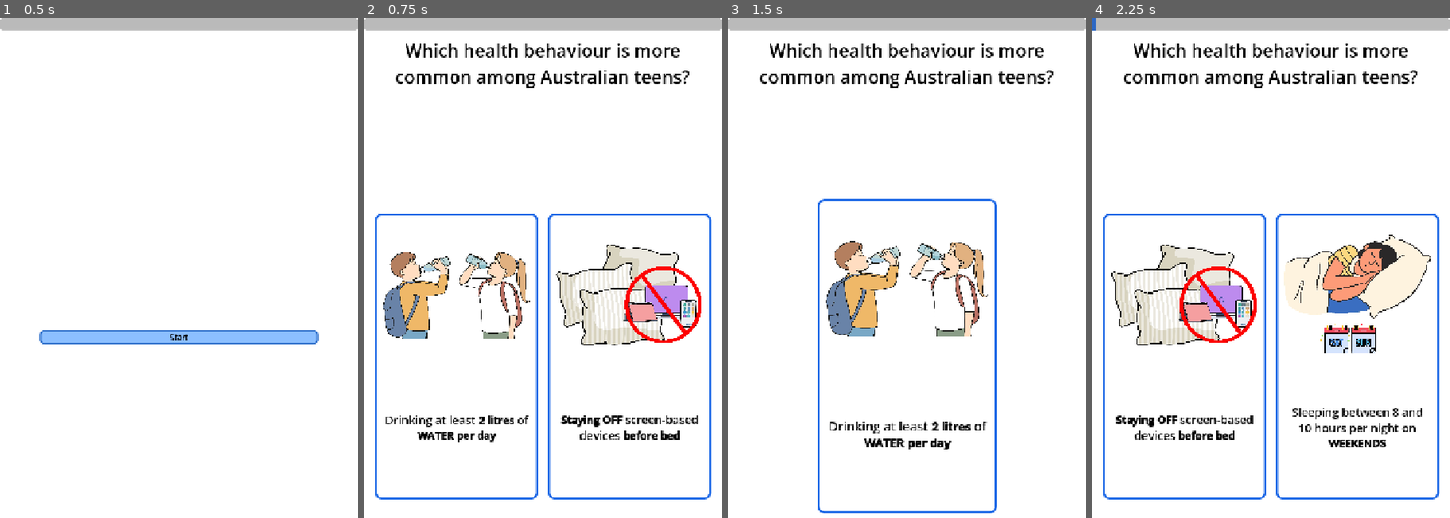
Above: before the commit, frames 1-4 (left to right).
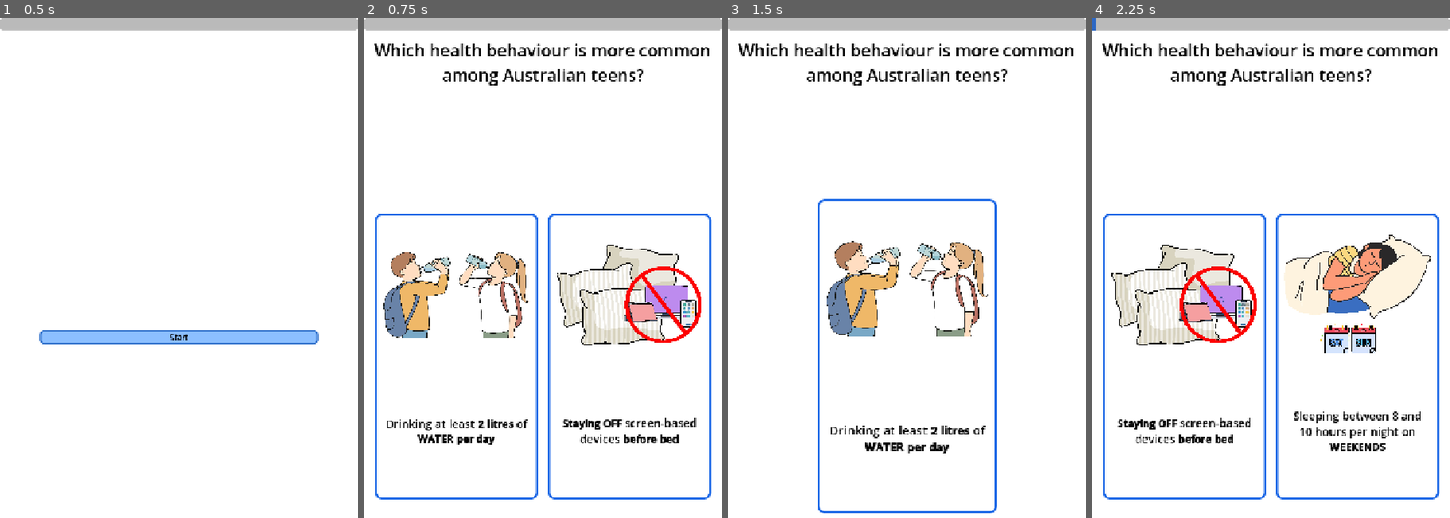
Above: after the commit, the same moments.

Repository: wwang25/social-sampling-test5
Game: Godot game, scene res://main.tscn
Same seed, same stepped clock (60 frames per second), same inputs: the game is played once before the commit and once after it.
Inputs (mouse positions are in pixels of both pictures, inside the frame that each line leads up to):
- Up to frame 1 (0.5 s): no input
- Up to frame 2 (0.75 s): click "Start" at 0.5 s
- Up to frame 3 (1.5 s): tap Enter at 1.25 s; drag from (821, 358) to (942, 198) at 1.27 s
- Up to frame 4 (2.25 s): drag from (1199, 368) to (1253, 463) at 2.02 s

Frame 1 is identical in both runs. In frame 2, 5.1% of the frame differs, in the area x 2-97%, y 5-96%; in frame 3, 4.1%; in frame 4, 5.4%.

Commit message:
Update font

Diff:
--- a/main.gd
+++ b/main.gd
@@ -129,16 +129,9 @@
 		start_button.add_theme_stylebox_override(state, btn_style)
 	for colour_name in ["font_color", "font_hover_color", "font_pressed_color", "font_focus_color", "font_hover_pressed_color", "font_disabled_color"]:
 		start_button.add_theme_color_override(colour_name, Color.BLACK)
-	# >>>>>>>>>> END CHANGED <<<<<<<<<<
-	# >>>>>>>>>> CHANGED: progress bar full width + thicker (lines below) <<<<<<<<<<
-	# Stretch the progress bar across the full screen width (vertical position unchanged).
-	progress_bar.anchor_left = 0.0
-	progress_bar.anchor_right = 1.0
-	progress_bar.offset_left = 0.0
-	progress_bar.offset_right = 0.0
+
 	progress_bar.custom_minimum_size.y = PROGRESS_BAR_HEIGHT
 	progress_bar.offset_bottom = progress_bar.offset_top + PROGRESS_BAR_HEIGHT
-	# >>>>>>>>>> END CHANGED <<<<<<<<<<
 	progress_bar.max_value = 105
 	progress_bar.min_value = 0
 	progress_bar.value = -1
@@ -150,17 +143,16 @@
 
 # Sizes and centres the two cards to suit the current screen.
 func _layout() -> void:
-	var base_size: Vector2 = left_card.BASE_SIZE
-	var pair_width := base_size.x * 2.0 + CARD_GAP
+	var card_size: Vector2 = left_card.size
+	var pair_width := card_size.x * 2.0 + CARD_GAP
 
 	# Scale so the pair uses up to 94% of the width and 55% of the height.
-	var s := minf(size.x * 0.94 / pair_width, size.y * 0.55 / base_size.y)
+	var s := minf(size.x * 0.94 / pair_width, size.y * 0.55 / card_size.y)
 	s = minf(s, MAX_CARD_SCALE)
 
-	# The cards are really resized, so work with their final size.
-	var card_size := base_size * s
+	# Cards scale around their centre, so place them by their centres.
 	var centre := size / 2.0 + Vector2(0, 40)  # slightly low, leaving room for the prompt
-	var half_gap := (base_size.x + CARD_GAP) * s / 2.0
+	var half_gap := (card_size.x + CARD_GAP) * s / 2.0
 	left_card.set_layout(centre - Vector2(half_gap, 0) - card_size / 2.0, s)
 	right_card.set_layout(centre + Vector2(half_gap, 0) - card_size / 2.0, s)
 
--- a/main.tscn
+++ b/main.tscn
@@ -43,7 +43,7 @@
 offset_top = 40.0
 offset_bottom = 140.0
 grow_horizontal = 2
-theme_override_font_sizes/font_size = 36
+theme_override_font_sizes/font_size = 34
 horizontal_alignment = 1
 vertical_alignment = 1
 autowrap_mode = 3
--- a/option_card.gd
+++ b/option_card.gd
@@ -16,10 +16,10 @@
 var tween: Tween
 var base_scale := 1.0
 
-const BASE_SIZE := Vector2(320, 560)   # card size at scale 1.0 (main.gd reads this)
-const BASE_CONTENT := 288.0            # image width/height and label width at scale 1.0
-var base_font_size := 22
-var base_bold_font_size := 20
+#const BASE_SIZE := Vector2(320, 560)   # card size at scale 1.0 (main.gd reads this)
+#const BASE_CONTENT := 288.0            # image width/height and label width at scale 1.0
+#var base_font_size := 22
+#var base_bold_font_size := 20
 
 const BORDER_COLOR := Color(0.1, 0.4, 0.9)  # blue
 const BORDER_WIDTH := 4
@@ -159,14 +159,8 @@
 
 # Called by main.gd whenever the screen size changes.
 func set_layout(pos: Vector2, new_scale: float) -> void:
-	base_scale = 1.0  # the node itself is never scaled, so text is drawn at its real size
-	size = BASE_SIZE * new_scale
-	pivot_offset = size / 2.0
-	image.custom_minimum_size = Vector2(BASE_CONTENT, BASE_CONTENT) * new_scale
-	label.custom_minimum_size.x = BASE_CONTENT * new_scale
-	label.add_theme_font_size_override("normal_font_size", roundi(base_font_size * new_scale))
-	label.add_theme_font_size_override("bold_font_size", roundi(base_bold_font_size * new_scale))
+	base_scale = new_scale
 	rest_position = pos
 	if enabled:
 		position = pos
-		scale = Vector2.ONE
+		scale = Vector2.ONE * base_scale
--- a/option_card.tscn
+++ b/option_card.tscn
@@ -36,5 +36,7 @@
 [node name="Label" type="RichTextLabel" parent="VBox" unique_id=656224927]
 layout_mode = 2
 size_flags_vertical = 3
+theme_override_font_sizes/normal_font_size = 22
+theme_override_font_sizes/bold_font_size = 20
 horizontal_alignment = 1
 vertical_alignment = 1
Not shown, changed: devicetest3/social-sampling-test.pck
